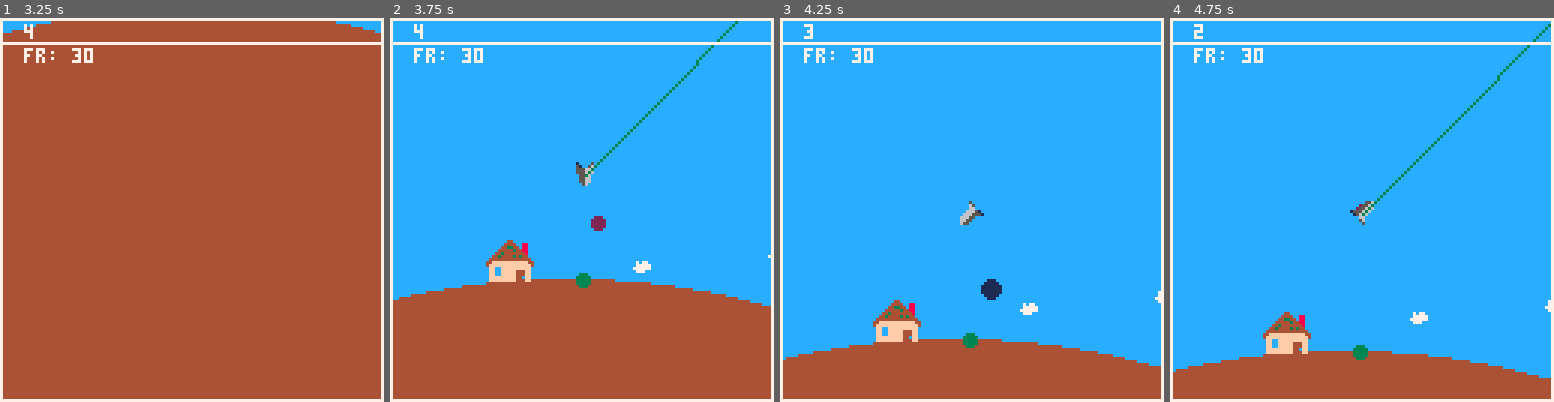
Above: before the commit, frames 1-4 (left to right).
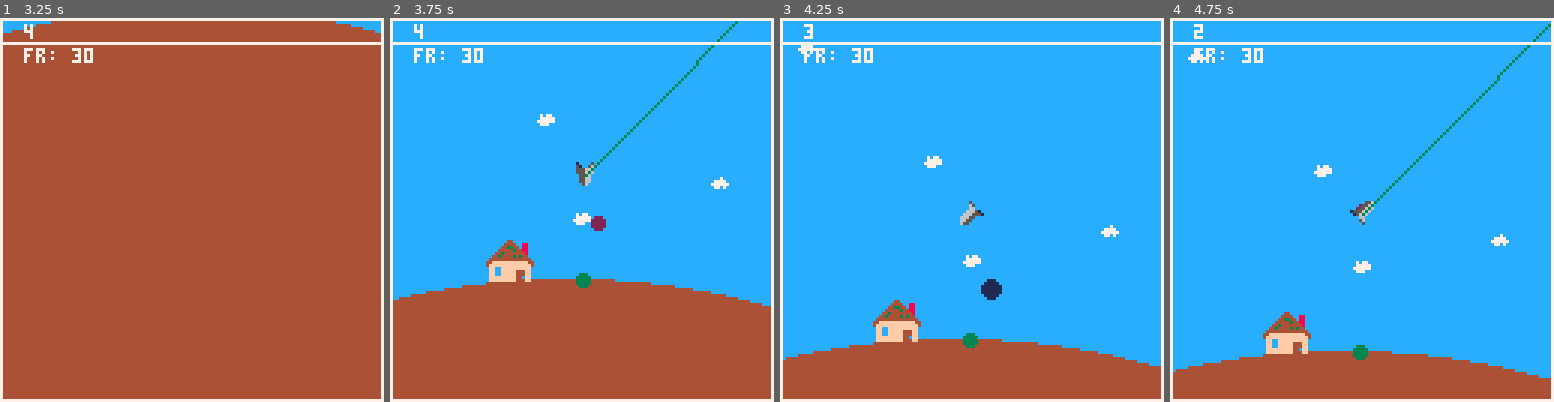
Above: after the commit, the same moments.

Repository: sabajt/GGJ_2019
Game: PICO-8 cartridge home.p8
The game is run twice, just before and just after one commit, with the same random seed, the same clock (stepped at 60 frames per second) and the same inputs.
Inputs:
- Up to frame 1 (3.25 s): tap X (X key) at 0.33, 1.07, 1.85, 2.97 s; hold Right 1.6-2.1 s; hold Up 2.15-2.42 s; hold Right 2.47-3.03 s; hold Left from 3.08 s (still down)
- Up to frame 2 (3.75 s): release Left at 3.58 s; hold Down from 3.63 s (still down)
- Up to frame 3 (4.25 s): release Down at 3.97 s; hold Right from 4.02 s (still down); tap X (X key) at 4.08 s
- Up to frame 4 (4.75 s): release Right at 4.68 s; hold Up from 4.73 s (still down)

Frame 1 is identical in both runs. In frame 2, 0.4% of the frame differs, in the area x 38-100%, y 25-67%; in frame 3, 0.5%; in frame 4, 0.5%, in the area x 4-100%, y 8-80%.

Commit message:
stuff and things

Diff:
--- a/home.p8
+++ b/home.p8
@@ -29,15 +29,6 @@
     homeclouds = new_clouds(start_planet().pos)
     dog = new_dog(get_planets(level)[2]) --TODO:hard coded to always be the second planet in the level
     house = new_house(get_start_pos(level))
-end
-
-function init_mines()
-    mines = {}
-    for f in all(get_mine_fields(level)) do
-        for m in all(new_mines(f)) do
-            add(mines, m)
-        end
-    end
 end
 
 function init_putt()
@@ -130,19 +121,29 @@
 -- new planet args (x, y, rad, col, moon_rad, moon_orbit_rad, moon_ang, moon_col)
 -- if planet has no moon, just leave off last 4 args
 function init_levels()
+    -- puppy planet center
+    local p2 = makevec(3500, -3700)
+    local p2rad = 150
+
+    local p2fields = {}
+    local fieldcount = 15
+    for i=1,fieldcount do
+        local a = i/fieldcount
+        local p = perimeter_point(p2, p2rad, a)
+        p = addvec(p, polarvec(a, 800))
+        local f = new_mine_field(p.x, p.y, 260, 25)
+        add(p2fields, f)
+    end
+
     levels = {
         { -- 1
             par = 1,
             goal = new_goal(-200, 64, 3),
             planets = {
                 new_planet(64, 64, 250, 4, 50, 1925, .25, 7),
-                new_planet(3500, -3700, 150, 3, 75, 1150, .75, 7)
+                new_planet(p2.x, p2.y, p2rad, 3, 75, 1150, .75, 7)
             },
-            mine_fields ={
-                new_mine_field(64, -1700, 300),
-                new_mine_field(1000, -500, 300),
-                new_mine_field(500, -1000, 300), -- (x, y, field_rad)
-            }
+            mine_fields = p2fields
         },
         {  -- 2
             par = 2,
@@ -203,12 +204,12 @@
     }
 end
 
-function new_mine_field(x, y, rad)
+function new_mine_field(x, y, rad, count)
     local pos = makevec(x, y)
     return {
         pos = pos,
         rad = rad,
-        mines = new_mines(pos, rad)
+        mines = new_mines(pos, rad, count)
     }
 end
 
@@ -300,7 +301,7 @@
 end
 
 function new_clouds(center)
-    local rad = 200
+    local rad = 400
     local tab = {}
     for s=18,19 do
         for i=1,70 do
@@ -314,9 +315,9 @@
     return tab
 end
 
-function new_mines(center, rad)
+function new_mines(center, rad, count)
     local mines = {}
-    for i = 1, 50, 1 do
+    for i=1,count do
         local pos = rnd_circ_vec(center, rad)
         add(mines, {sprite = 18, pos = pos, rad = 8, hit = false})
     end
@@ -694,19 +695,21 @@
     -- planets
     local pi = 1
     for p in all(get_planets(level)) do
-        --final transition zone
-        circfill(p.pos.x, p.pos.y, p.rad + 850, 1)
-        circ(p.pos.x , p.pos.y , p.rad + 850, 1)
-
-        --middle transition zone
-        circfill(p.pos.x, p.pos.y, p.rad + 550, 13)
-        circ(p.pos.x , p.pos.y , p.rad + 550, 13)
-
-        --atmosphere
-        circfill(p.pos.x, p.pos.y, p.rad +250, 12)
-        circ(p.pos.x , p.pos.y , p.rad + 250, 12)
-
-        if (pi == 1)  draw_parallax_sprite_tab(homeclouds)
+        if pi == 1 then
+            --final transition zone
+            circfill(p.pos.x, p.pos.y, p.rad + 850, 1)
+            circ(p.pos.x , p.pos.y , p.rad + 850, 1)
+
+            --middle transition zone
+            circfill(p.pos.x, p.pos.y, p.rad + 550, 13)
+            circ(p.pos.x , p.pos.y , p.rad + 550, 13)
+
+            --atmosphere
+            circfill(p.pos.x, p.pos.y, p.rad +250, 12)
+            circ(p.pos.x , p.pos.y , p.rad + 250, 12)
+
+            draw_parallax_sprite_tab(homeclouds)
+        end
 
         --planet
         circfill(p.pos.x, p.pos.y, p.rad, p.col)
